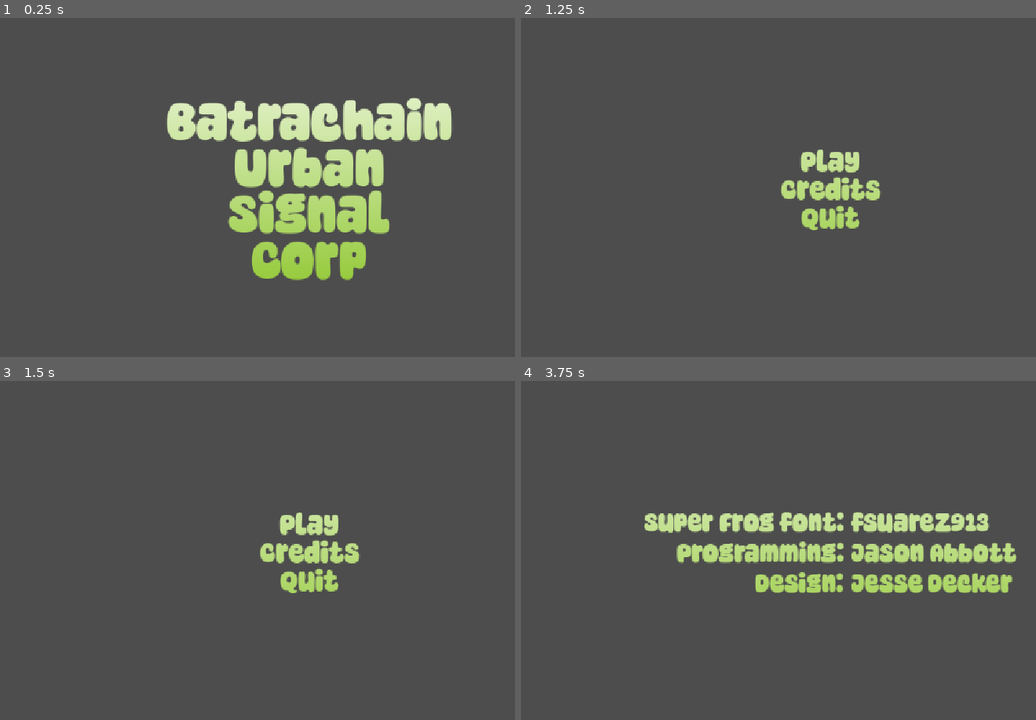
Above: before the commit, frames 1-4 (two rows, left to right).
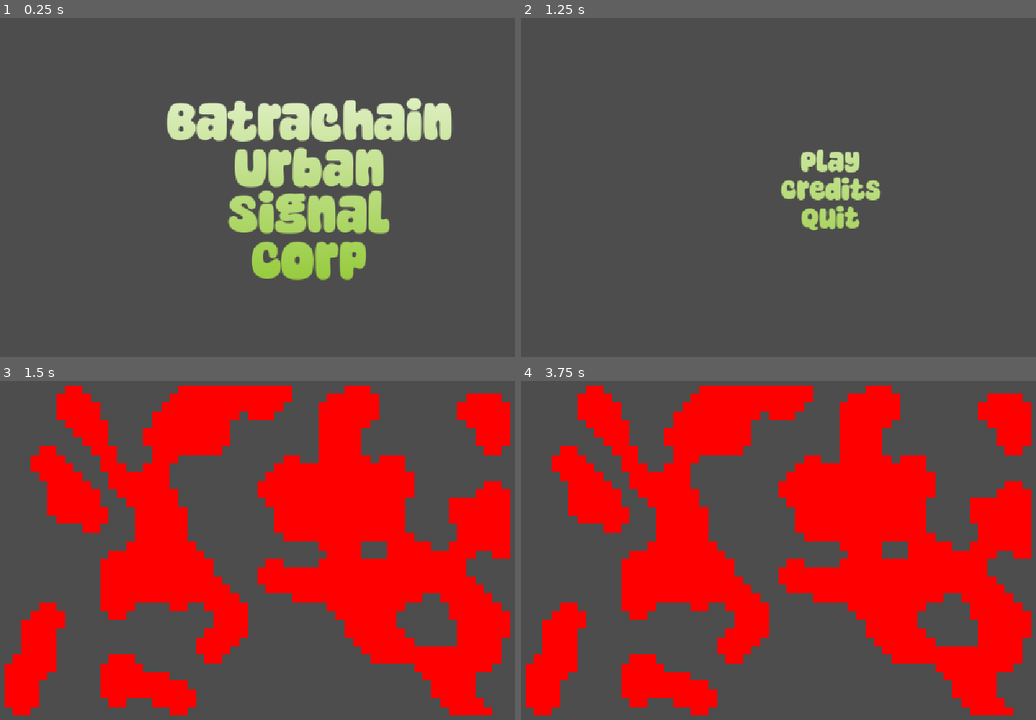
Above: after the commit, the same moments.

Repository: Habidakus/wild-jam-98-signal
Game: Godot game, scene res://scenes/main.tscn
Two runs of this game, one before a commit and one after it. Both use one fixed random seed, a clock stepped at 60 frames per second and the inputs below.
Inputs (mouse positions are in pixels of both pictures, inside the frame that each line leads up to):
- Up to frame 1 (0.25 s): no input
- Up to frame 2 (1.25 s): tap Enter at 0.5 s; move the mouse to (969, 170) at 0.52 s; click (969, 170) at 0.67 s
- Up to frame 3 (1.5 s): click "Play" at 1.25 s
- Up to frame 4 (3.75 s): click (830, 523) at 2 s, where only the run before the commit has a clickable "Play"; click (830, 523) at 2.75 s, where only the run before the commit has a clickable "Play"; click (830, 553) at 3.5 s, where only the run before the commit has a clickable "Credits"

Frames 1-2 are identical in both runs. In frame 3, 44% of the frame differs, in the area x 0-100%, y 1-99%; in frame 4, 47%.

Commit message:
Fiddling around with procedural maps

Diff:
--- a/scenes/main.tscn
+++ b/scenes/main.tscn
@@ -4,6 +4,7 @@
 [ext_resource type="PackedScene" uid="uid://dj1khlmnkob5b" path="res://scenes/sms_splash.tscn" id="2_0wfyh"]
 [ext_resource type="PackedScene" uid="uid://8ntctxucj2yg" path="res://scenes/sms_menu.tscn" id="3_sugp2"]
 [ext_resource type="PackedScene" uid="uid://de1533io65jsv" path="res://scenes/sms_credits.tscn" id="4_jyhfs"]
+[ext_resource type="PackedScene" uid="uid://d18ii7nwlpaxf" path="res://scenes/sms_play.tscn" id="5_tbgi4"]
 
 [node name="Main" type="Control" unique_id=1782326751]
 layout_mode = 3
@@ -30,3 +31,5 @@
 
 [node name="SMS_Credits" parent="StateMachine" unique_id=445578385 node_paths=PackedStringArray("next_state") instance=ExtResource("4_jyhfs")]
 next_state = NodePath("../SMS_Menu")
+
+[node name="SMS_Play" parent="StateMachine" unique_id=191438879 instance=ExtResource("5_tbgi4")]
--- /dev/null
+++ b/scenes/sms_play.tscn
@@ -0,0 +1,29 @@
+[gd_scene format=3 uid="uid://d18ii7nwlpaxf"]
+
+[ext_resource type="Script" uid="uid://tbfpu72ty3qq" path="res://scripts/sms_play.gd" id="1_yc7cj"]
+[ext_resource type="Texture2D" uid="uid://b4ekotdsmsraw" path="res://art/brown_square.png" id="2_nw82y"]
+[ext_resource type="Texture2D" uid="uid://0b5gxpvcbj3e" path="res://art/red_square.png" id="3_s6t4g"]
+
+[sub_resource type="TileSetAtlasSource" id="TileSetAtlasSource_gdi7g"]
+texture = ExtResource("2_nw82y")
+0:0/0 = 0
+
+[sub_resource type="TileSetAtlasSource" id="TileSetAtlasSource_4wqad"]
+texture = ExtResource("3_s6t4g")
+0:0/0 = 0
+
+[sub_resource type="TileSet" id="TileSet_x7n7y"]
+sources/0 = SubResource("TileSetAtlasSource_gdi7g")
+sources/1 = SubResource("TileSetAtlasSource_4wqad")
+
+[node name="SMS_Play" type="Control" unique_id=191438879]
+layout_mode = 3
+anchors_preset = 0
+offset_right = 40.0
+offset_bottom = 40.0
+script = ExtResource("1_yc7cj")
+metadata/_custom_type_script = "uid://bbl41p6swfbs4"
+
+[node name="TileMapLayer" type="TileMapLayer" parent="." unique_id=381075681]
+unique_name_in_owner = true
+tile_set = SubResource("TileSet_x7n7y")
--- a/scripts/sms_menu.gd
+++ b/scripts/sms_menu.gd
@@ -2,7 +2,7 @@
 
 
 func _on_button_play_button_up() -> void:
-	pass # Replace with function body.
+	our_state_machine.switch_state("SMS_Play")
 
 
 func _on_button_credits_button_up() -> void:
--- /dev/null
+++ b/scripts/sms_play.gd
@@ -0,0 +1,85 @@
+class_name Play extends StateMachineState
+
+func _ready() -> void:
+	%TileMapLayer.clear()
+	#var noise: FastNoiseLite = FastNoiseLite.new()
+	#noise.noise_type = FastNoiseLite.TYPE_SIMPLEX # FastNoiseLite.TYPE_PERLIN
+	#noise.frequency = 16.45
+	var max_x: int = 60
+	var max_y: int = 40
+	var m: Dictionary[int, bool] = {}
+	for x in range(0, max_x):
+		for y in range(0, max_y):
+			m[x * max_y + y] = randi() % 2 == 0
+	for i in range(0, 8):
+		var n: Dictionary[int, bool] = {}
+		for x in range(0, max_x):
+			for y in range(0, max_y):
+				var c: int = 0
+				for dx in range(-1, 2):
+					var fx: int = x + dx
+					for dy in range(-1, 2):
+						var fy: int = y + dy
+						if dx == 0 and dy == 0:
+							pass
+						elif fx < 0 or fy < 0 or fx >= max_x or fy >= max_y:
+							c = c + 1
+						elif m[fx * max_y + fy]:
+							c = c + 1
+				if c > 4:
+					n[x * max_y + y] = true
+				elif c == 4 and m[x * max_y + y]:
+					n[x * max_y + y] = true
+				else:
+					n[x * max_y + y] = false
+		m = n
+	var atlas: Vector2i = Vector2i(0, 0)
+	for x in range(1, max_x - 1):
+		for y in range(1, max_y - 1):
+			var source_id: int = 0 if m[x * max_y + y] else 1
+			if source_id == 1:
+				var loc: Vector2i = Vector2i(x, y)
+				%TileMapLayer.set_cell(loc, source_id, atlas)
+
+	# TODO: Need to count unique "rooms" and then use the AStarGrid2D below to
+	#       blast connective walls between the rooms
+
+	pass
+
+	#var astar: AStarGrid2D = AStarGrid2D.new()
+	#astar.diagonal_mode = AStarGrid2D.DIAGONAL_MODE_NEVER
+	#astar.region = Rect2i(0, 0, max_x, max_y)
+	#astar.update()
+	#for x in range(0, max_x):
+		#for y in range(0, max_y):
+			#var loc: Vector2i = Vector2i(x, y)
+			#if x < 2 or y < 2 or x > max_x - 3 or y > max_y - 3:
+				#astar.set_point_weight_scale(loc, 100.0)
+			#else:
+				#var source_f = noise.get_noise_2d(float(x) / float(max_x), float(y) / float(max_y))
+				#var v: float = (source_f + 2.0) * 2
+				#astar.set_point_weight_scale(loc, v)
+	#var mid_point_1: Vector2i = _clear_rocks(astar, Vector2i(3, 3), Vector2i(max_x - 4, max_y - 4))
+	#var mid_point_2: Vector2i = _clear_rocks(astar, Vector2i(max_x - 4, 3), Vector2i(3, max_y - 4))
+	#_clear_rocks(astar, mid_point_1, mid_point_2)
+	#var mid_point_3: Vector2i = _clear_rocks(astar, Vector2i(3, 3), Vector2i(3, max_y - 4))
+	#var mid_point_4: Vector2i = _clear_rocks(astar, Vector2i(max_x - 4, max_y - 4), Vector2i(3, max_y - 4))
+	#_clear_rocks(astar, mid_point_3, mid_point_4)
+
+
+func _clear_rocks(astar: AStarGrid2D, start: Vector2i, end: Vector2i) -> Vector2i:
+	var path = astar.get_point_path(start, end)
+	for loc: Vector2i in path:
+		_nuke_around(loc)
+	var mid_point: int = int(path.size() / 3.0)
+	return path[mid_point]
+
+
+func _nuke_around(loc: Vector2i) -> void:
+	var atlas: Vector2i = Vector2i(0, 0)
+	var source_id: int = 0
+	%TileMapLayer.set_cell(loc, source_id, atlas)
+	%TileMapLayer.set_cell(loc + Vector2i.DOWN, source_id, atlas)
+	%TileMapLayer.set_cell(loc + Vector2i.UP, source_id, atlas)
+	%TileMapLayer.set_cell(loc + Vector2i.LEFT, source_id, atlas)
+	%TileMapLayer.set_cell(loc + Vector2i.RIGHT, source_id, atlas)
Binary file added: art/blue_square.png
Not shown, added: art/blue_square.png.import
Binary file added: art/brown_square.png
Not shown, added: art/brown_square.png.import
Binary file added: art/gold_square.png
Not shown, added: art/gold_square.png.import
Binary file added: art/green_square.png
Not shown, added: art/green_square.png.import
Binary file added: art/red_square.png
Not shown, added: art/red_square.png.import
Not shown, added: scripts/sms_play.gd.uid
